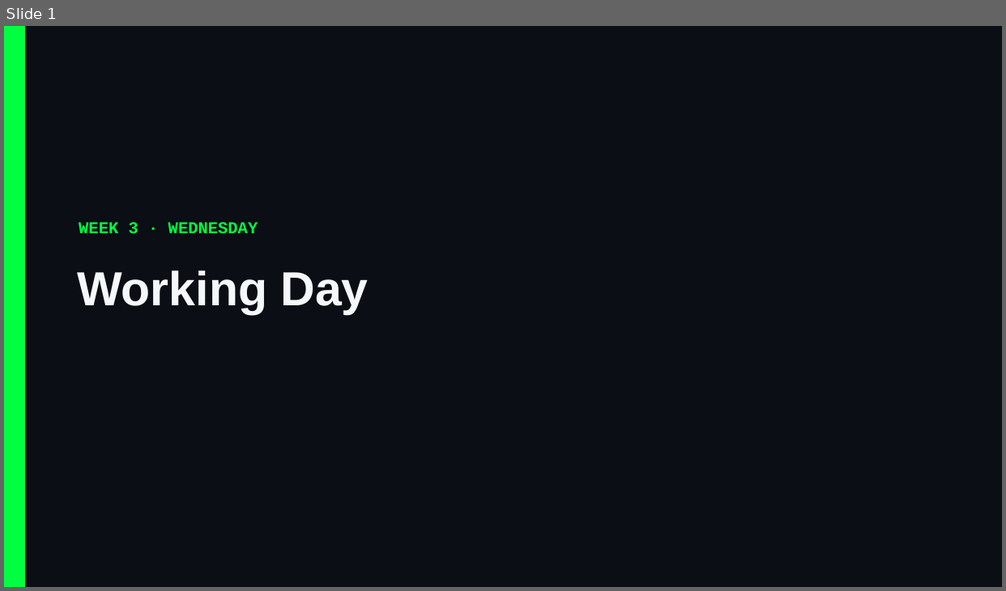
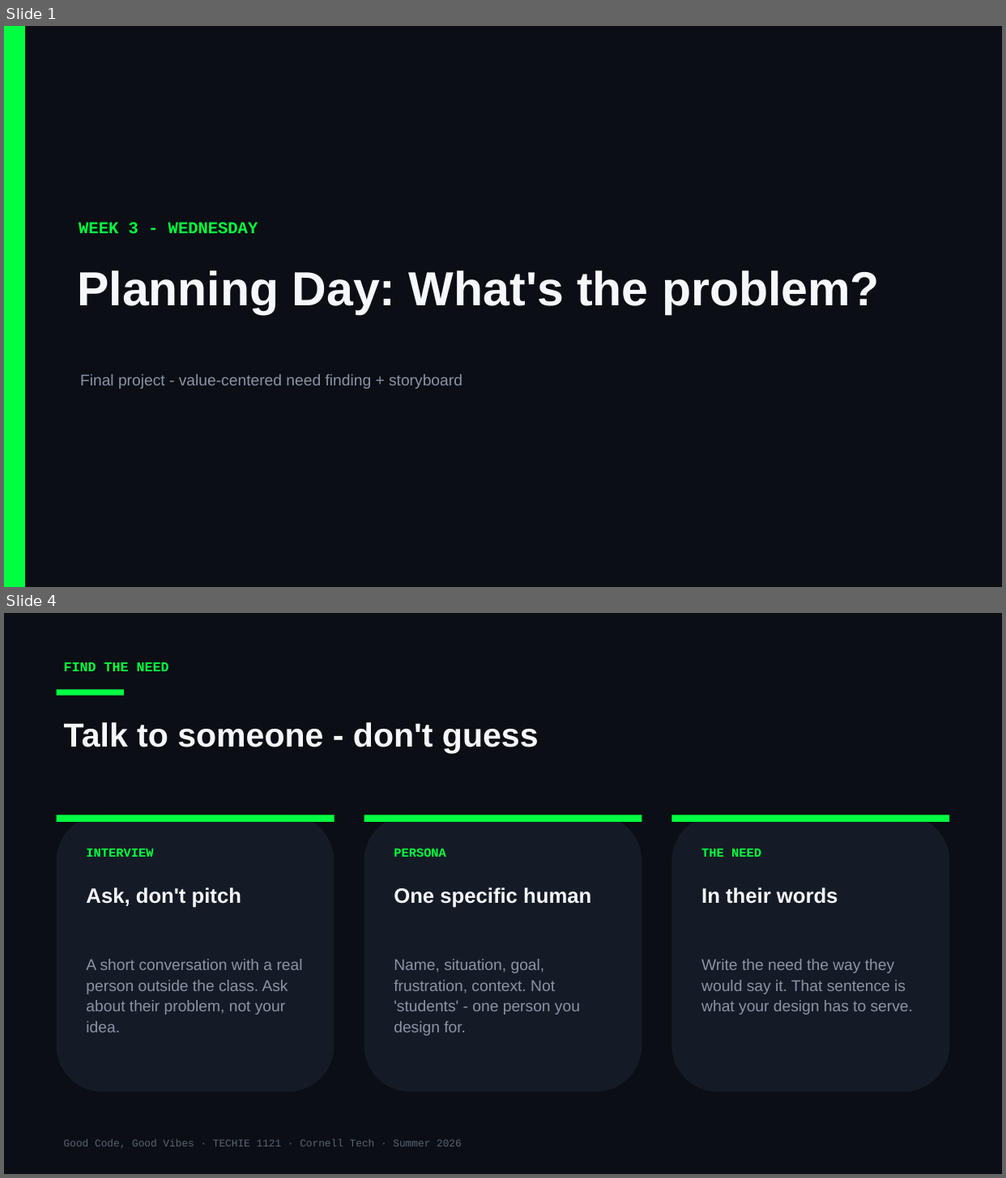
Before and after one commit to Cornell-Tech-Vibe-Coding-Summer-2026/website, a slide deck: slides/Week3-Wed-Working-Day.pptx. Shown one above the other, each under a label of ours: slide 1 before the commit, slides 1 and 4 after it; the slides between them are not shown. The pictures are 1006x591 and 1006x1178 pixels, drawn with LibreOffice and Linux fonts; fonts in the diff are those of the drawing. Boxes give left, top, right and bottom in pixels: in the first picture for what was removed or moved away, otherwise in the second. Text is boxed around its words. In the diff, an @@ line names an element or a change of style, - is before the commit and + after.

```diff
--- a/slides/Week3-Wed-Working-Day.pptx
+++ b/slides/Week3-Wed-Working-Day.pptx
@@ slide 4 added at bbox=[4, 613, 1002, 1174], background #0B0E14 @@
@@ text added at bbox=[64, 662, 169, 671], 13 pt, text #00FF41, bold @@
+FIND THE NEED
@@ rectangle added at bbox=[57, 689, 124, 696], fill #00FF41 @@
@@ text added at bbox=[64, 722, 539, 754], 32 pt, text #F5F7FA, bold @@
+Talk to someone - don't guess
@@ rounded rectangle added at bbox=[57, 815, 334, 1093], fill #151B26 @@
@@ rectangle added at bbox=[57, 815, 334, 822], fill #00FF41 @@
@@ rounded rectangle added at bbox=[364, 815, 641, 1093], fill #151B26 @@
@@ rectangle added at bbox=[364, 815, 641, 822], fill #00FF41 @@
@@ rounded rectangle added at bbox=[671, 815, 949, 1093], fill #151B26 @@
@@ rectangle added at bbox=[671, 815, 949, 822], fill #00FF41 @@
@@ text added at bbox=[86, 849, 153, 857], 12 pt, text #00FF41, bold @@
+INTERVIEW
@@ text added at bbox=[394, 848, 446, 857], 12 pt, text #00FF41, bold @@
+PERSONA
@@ text added at bbox=[701, 849, 761, 857], 12 pt, text #00FF41, bold @@
+THE NEED
@@ text added at bbox=[86, 888, 241, 908], 20 pt, text #F5F7FA, bold @@
+Ask, don't pitch
@@ text added at bbox=[394, 888, 591, 908], 20 pt, text #F5F7FA, bold @@
+One specific human
@@ text added at bbox=[701, 888, 838, 904], 20 pt, text #F5F7FA, bold @@
+In their words
@@ text added at bbox=[86, 959, 303, 1033], 15 pt, text #8A94A6 @@
+A short conversation with a real person outside the class. Ask about their problem, not your idea.
@@ text added at bbox=[394, 959, 580, 1036], 15 pt, text #8A94A6 @@
+Name, situation, goal, frustration, context. Not 'students' - one person you design for.
@@ text added at bbox=[701, 959, 913, 1015], 15 pt, text #8A94A6 @@
+Write the need the way they would say it. That sentence is what your design has to serve.
@@ text added at bbox=[64, 1139, 462, 1148], 10 pt, text #5A6474 @@
+Good Code, Good Vibes · TECHIE 1121 · Cornell Tech · Summer 2026
@@ slide 1 changed as well @@
@@ text at bbox=[79, 222, 258, 234]: text changed @@
-WEEK 3 · WEDNESDAY
+WEEK 3 - WEDNESDAY
@@ text at bbox=[77, 271, 880, 314]: text changed @@
-Working Day
+Planning Day: What's the problem?
@@ text added at bbox=[80, 374, 462, 389], 15 pt, text #8A94A6 @@
+Final project - value-centered need finding + storyboard
```
Also in this commit, not shown: 8 other slides added, 1 slide removed, 5 other files.
